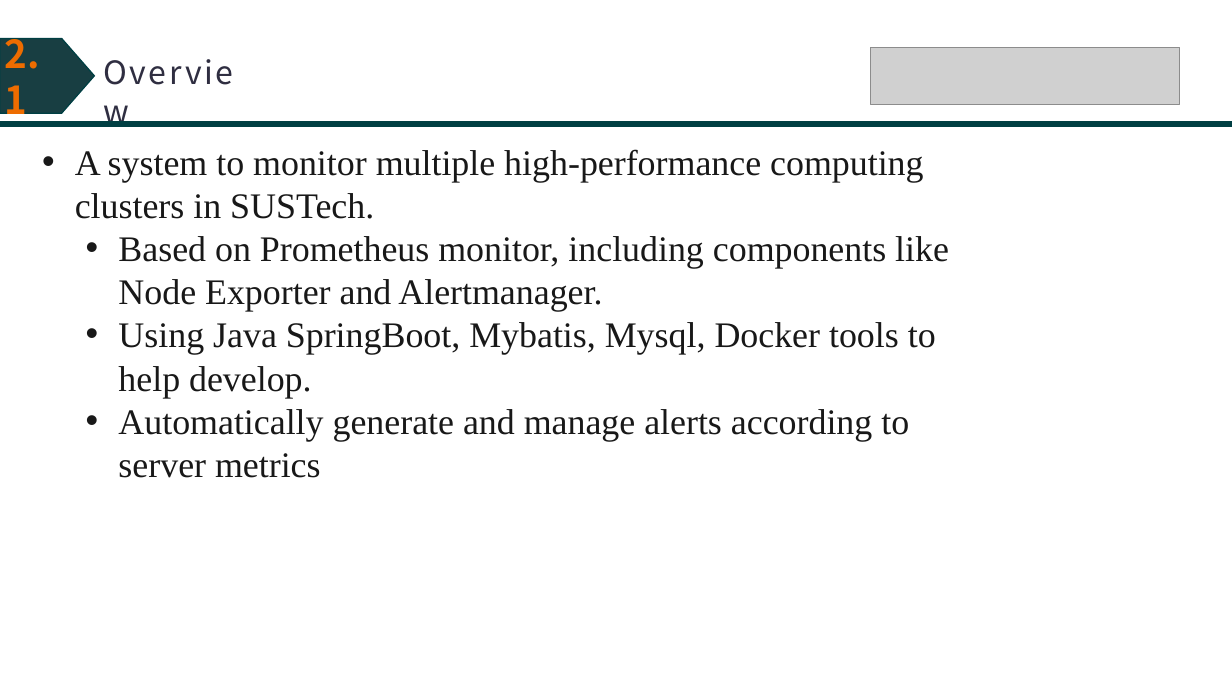
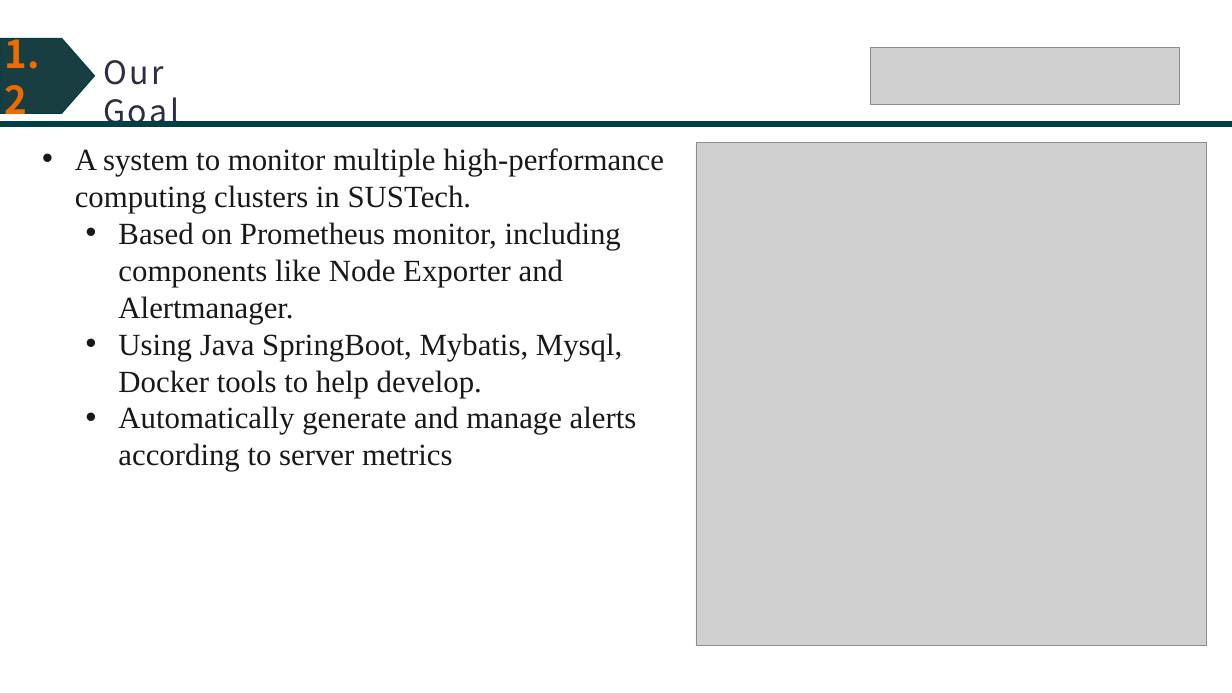
Before and after one commit to similar2/HPCAlertSystem, a slide deck: slide 4 of docs/HPC Monitor System Development.pptx (slide 7 before the commit). Drawn at 1232x693 pixels with LibreOffice and Linux fonts; fonts in the diff are those of the drawing; grey boxes stand for pictures. Boxes give left, top, right and bottom in pixels: in the first picture for what was removed or moved away, otherwise in the second. Text is boxed around its words. In the diff, an @@ line names an element or a change of style, - is before the commit and + after.

```diff
--- a/docs/HPC Monitor System Development.pptx
+++ b/docs/HPC Monitor System Development.pptx
@@ text in right arrow at [4, 28, 39, 121]: text changed @@
-2.1
+1.2
@@ text at [103, 60, 179, 127]: text changed @@
-Overview
+Our Goal
@@ text "A system to monitor multiple ..." at [75, 148, 664, 471]: size 28 to 24 pt @@
@@ picture added at [696, 143, 1206, 646] @@
```
Also in this commit, not shown: 14 other slides changed, 2 slides added, 19 slides removed.
